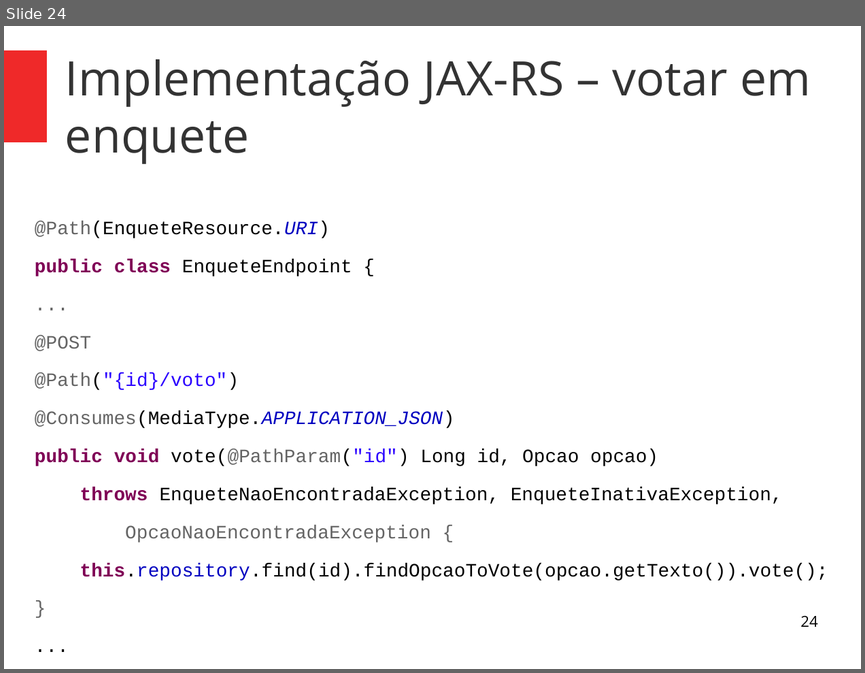
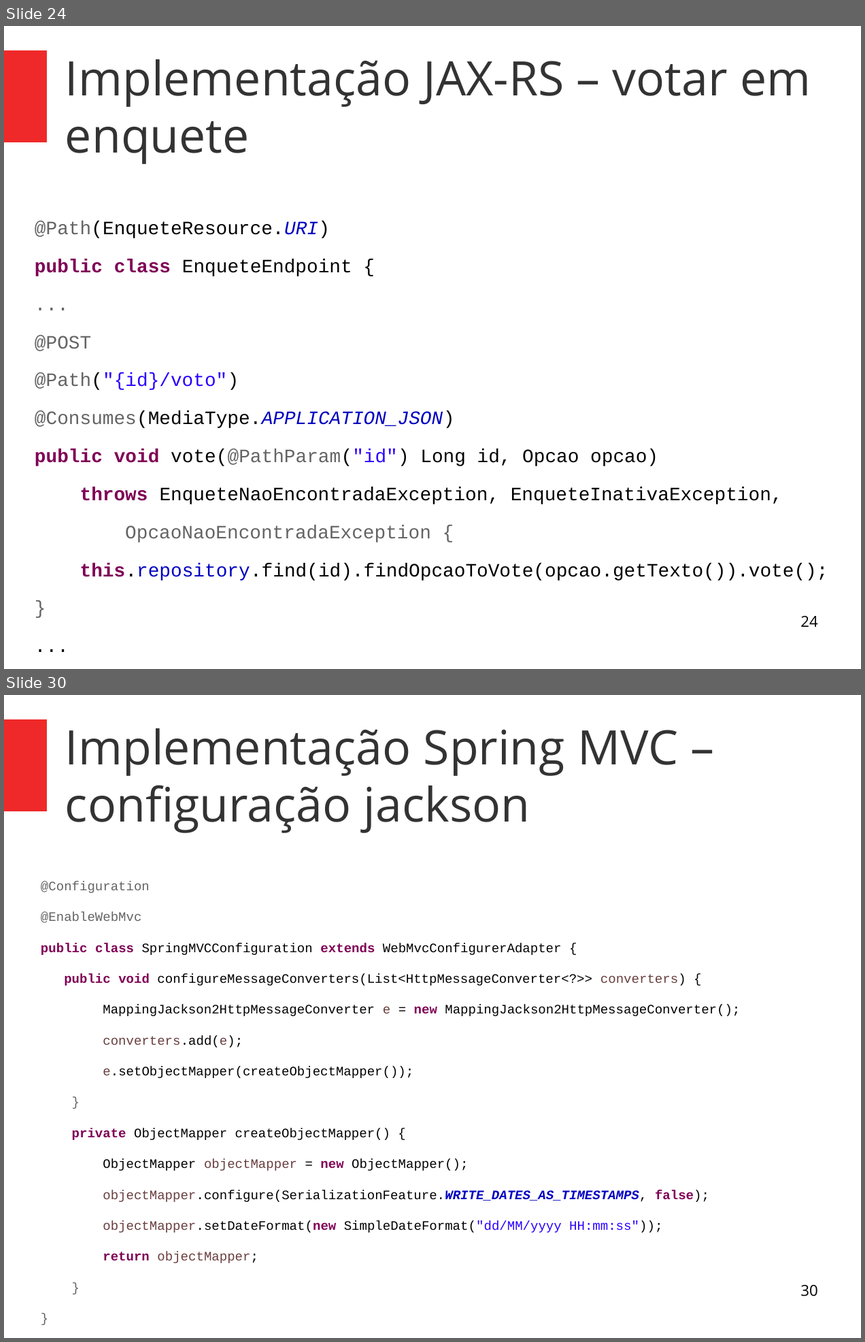
Before and after one commit to alexandrefvb/restful-webservices-workshop, a slide deck: apresentacao/parte2-pratica.odp. Shown one above the other, each under a label of ours: slide 24 before the commit, slides 24 and 30 after it; the slides between them are not shown. The pictures are 865x673 and 865x1342 pixels, drawn with LibreOffice and Linux fonts; fonts in the diff are those of the drawing. Boxes give left, top, right and bottom in pixels: in the first picture for what was removed or moved away, otherwise in the second. Text is boxed around its words. In the diff, an @@ line names an element or a change of style, - is before the commit and + after.

Commit message:
Apresentacao parte 2 - Spring MVC

```diff
--- a/apresentacao/parte2-pratica.odp
+++ b/apresentacao/parte2-pratica.odp
@@ slide 30 added at [4, 695, 861, 1338], background #FFFFFF; not listed: 1 template element that a slide beside it also shows @@
@@ title added at [65, 728, 678, 833], 44 pt, text #333333 @@
+Implementação Spring MVC – configuração jackson
@@ text added at [41, 881, 740, 1263], 12 pt, text #000000 @@
+@Configuration
+@EnableWebMvc
+public class SpringMVCConfiguration extends WebMvcConfigurerAdapter {
+public void configureMessageConverters(List<HttpMessageConverter<?>> converters) {
+MappingJackson2HttpMessageConverter e = new MappingJackson2HttpMessageConverter();
+converters.add(e);
+e.setObjectMapper(createObjectMapper());
+}
+private ObjectMapper createObjectMapper() {
+ObjectMapper objectMapper = new ObjectMapper();
+objectMapper.configure(SerializationFeature.WRITE_DATES_AS_TIMESTAMPS, false);
+objectMapper.setDateFormat(new SimpleDateFormat("dd/MM/yyyy HH:mm:ss"));
+return objectMapper;
+}
+}
@@ page number added at [800, 1285, 817, 1296], 14 pt, text #000000 @@
+30
```
Also in this commit, not shown: 4 slides changed, 13 other slides added, 2 other files.
